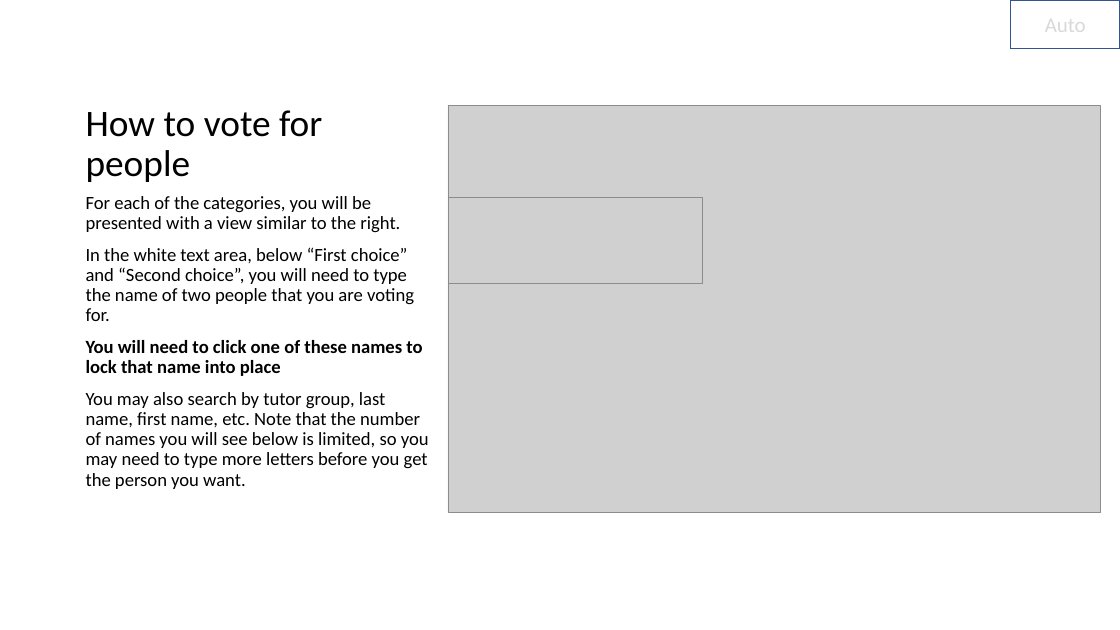
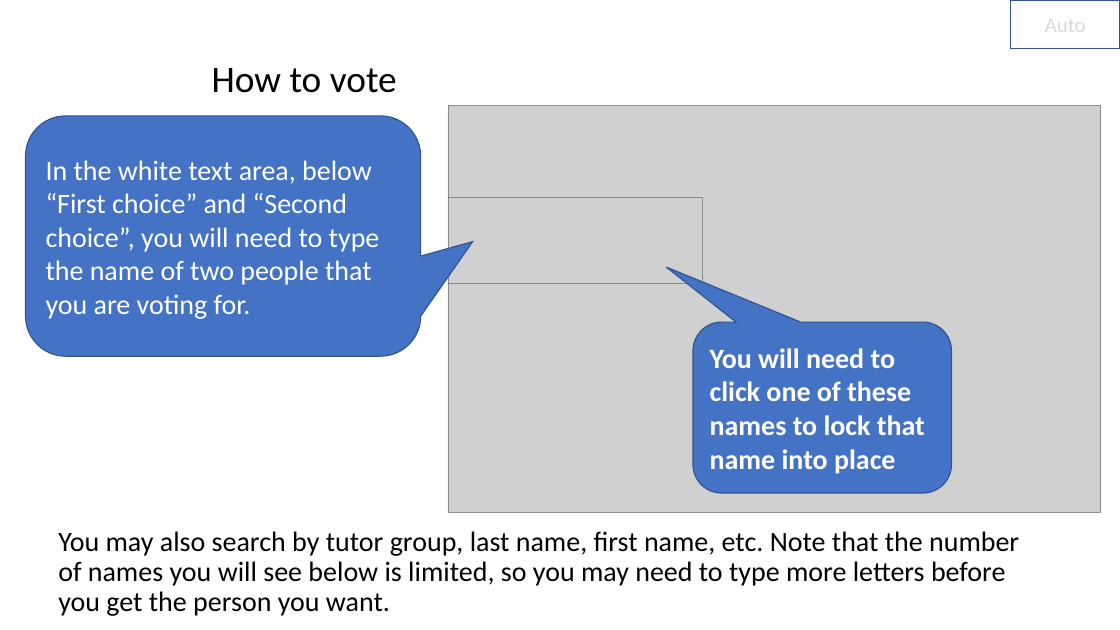
Before and after one commit to TheGrandCoding/awardsserver, a slide deck: slide 4 of TestPPT.pptx. Drawn at 1120x630 pixels with LibreOffice and Linux fonts; fonts in the diff are those of the drawing; grey boxes stand for pictures. Boxes give left, top, right and bottom in pixels: in the first picture for what was removed or moved away, otherwise in the second. Text is boxed around its words. In the diff, an @@ line names an element or a change of style, - is before the commit and + after.

```diff
--- a/TestPPT.pptx
+++ b/TestPPT.pptx
@@ title at <box>212,68,397,93</box>: text changed @@
-How to vote for people
+How to vote
@@ rounded speech box added at <box>25,116,420,356</box>, fill #4472C4, outline #325491 1 pt, 24 pt, text #FFFFFF @@
+In the white text area, below “First choice” and “Second choice”, you will need to type the name of two people that you are voting for.
@@ text at <box>86,196,422,376</box>: paragraphs removed @@
-For each of the categories, you will be presented with a view similar to the right.
-In the white text area, below “First choice” and “Second choice”, you will need to type the name of two people that you are voting for.
-You will need to click one of these names to lock that name into place
@@ rounded speech box added at <box>693,322,952,493</box>, fill #4472C4, outline #325491 1 pt, 24 pt, text #FFFFFF, bold @@
+You will need to click one of these names to lock that name into place
@@ text "You may also search by ...": place and size @@
-text "You may also search by ..." at <box>86,196,429,489</box>
+text "You may also search by ..." at <box>58,531,1019,616</box>
@@ text "You may also search by ..." at <box>58,531,1019,616</box>: size 16 to 24 pt @@
```
Also in this commit, not shown: 6 other slides changed, 2 slides added, 2 slides removed.
